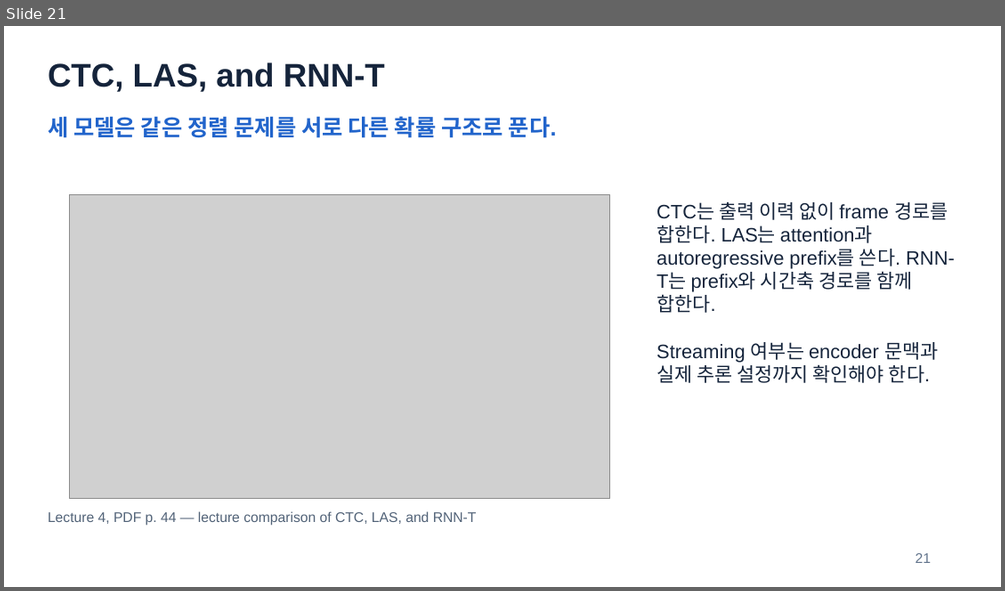
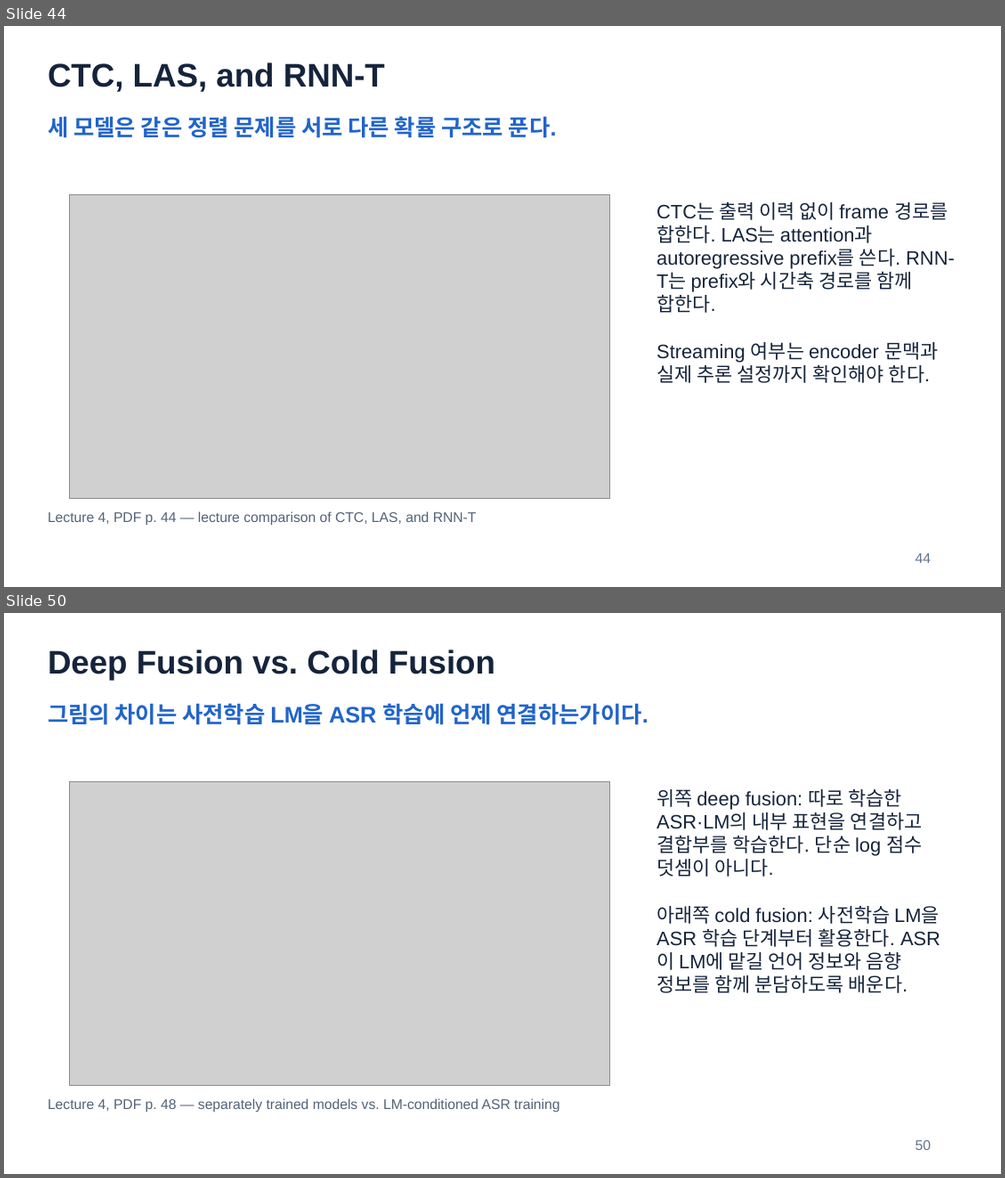
Before and after one commit to HyeonWooNa0861/HyeonWooNa0861.github.io, a slide deck: assets/presentations/study/speech-and-audio-recognition/sar-midterm-review-slides.pptx. Shown one above the other, each under a label of ours: slide 21 before the commit, slides 44 and 50 after it; the slides between them are not shown. The pictures are 1005x591 and 1005x1178 pixels, drawn with LibreOffice and Linux fonts; fonts in the diff are those of the drawing; grey boxes stand for pictures. Boxes give left, top, right and bottom in pixels: in the first picture for what was removed or moved away, otherwise in the second. Text is boxed around its words. In the diff, an @@ line names an element or a change of style, - is before the commit and + after.

```diff
--- a/assets/presentations/study/speech-and-audio-recognition/sar-midterm-review-slides.pptx
+++ b/assets/presentations/study/speech-and-audio-recognition/sar-midterm-review-slides.pptx
@@ slide 50 added at bbox=[4, 613, 1001, 1174], background #FFFFFF @@
@@ text added at bbox=[48, 649, 495, 680], 31.5 pt, text #15243B, bold @@
+Deep Fusion vs. Cold Fusion
@@ text added at bbox=[48, 703, 648, 725], 21.8 pt, text #2164CB, bold @@
+그림의 차이는 사전학습 LM을 ASR 학습에 언제 연결하는가이다.
@@ picture added at bbox=[70, 781, 610, 1085] @@
@@ text added at bbox=[656, 789, 938, 993], 18.8 pt, text #15243B @@
+위쪽 deep fusion: 따로 학습한 ASR·LM의 내부 표현을 연결하고 결합부를 학습한다. 단순 log 점수 덧셈이 아니다.
+아래쪽 cold fusion: 사전학습 LM을 ASR 학습 단계부터 활용한다. ASR이 LM에 맡길 언어 정보와 음향 정보를 함께 분담하도록 배운다.
@@ text added at bbox=[48, 1098, 559, 1112], 13.5 pt, text #526378 @@
+Lecture 4, PDF p. 48 — separately trained models vs. LM-conditioned ASR training
@@ text added at bbox=[915, 1140, 930, 1150], 13.5 pt, text #62748C @@
+50
@@ what was slide 21 is now slide 44 @@
@@ slide 44 changed as well @@
@@ text at bbox=[915, 553, 930, 563]: text changed @@
-21
+44
```
Also in this commit, not shown: 9 other slides changed, 36 other slides added, 2 other files.
